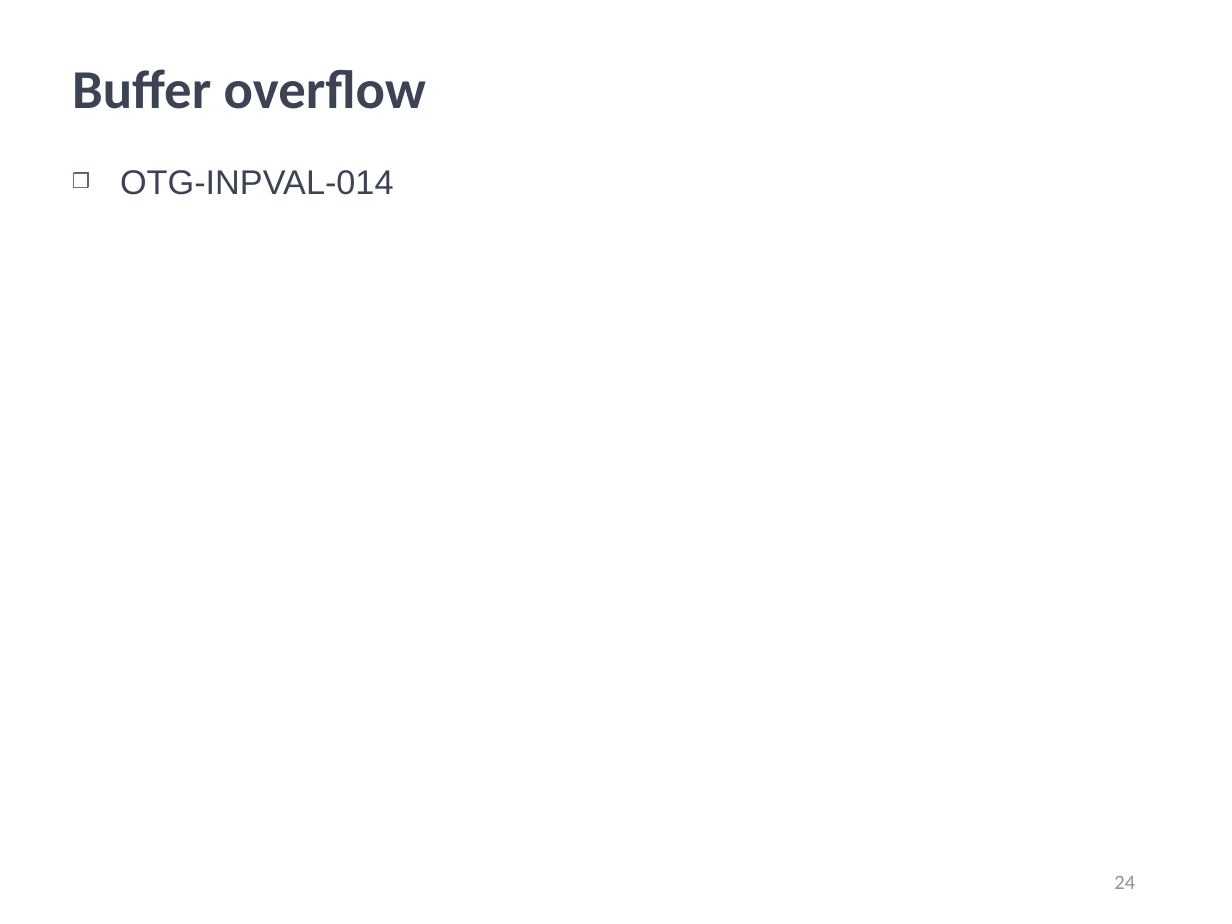
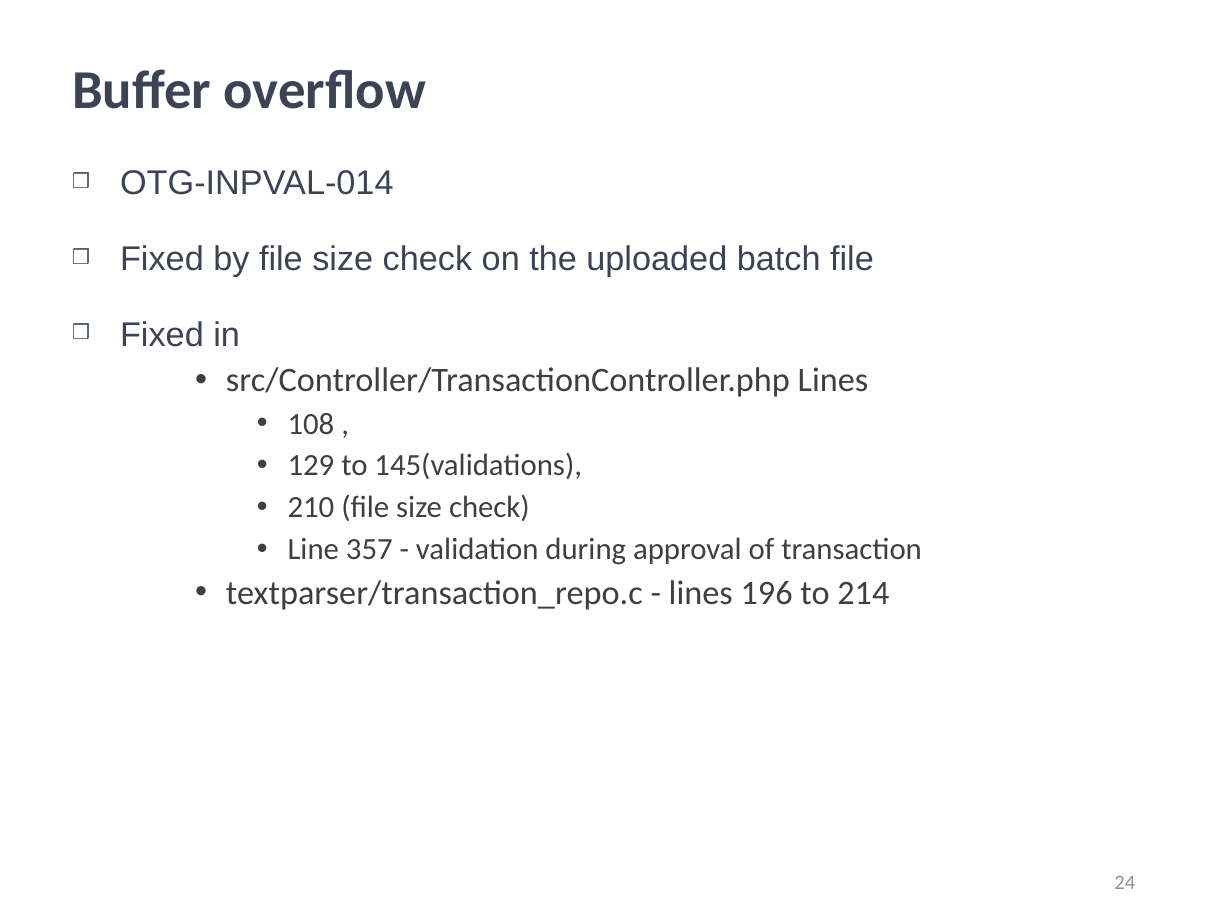
Before and after one commit to kwuerl/secure-coding-team-8, a slide deck: slide 24 of presentations/Phase3.ppt. Drawn at 1232x924 pixels with LibreOffice and Linux fonts; fonts in the diff are those of the drawing; background and template pictures are left out. Boxes give left, top, right and bottom in pixels: in the first picture for what was removed or moved away, otherwise in the second. Text is boxed around its words. In the diff, an @@ line names an element or a change of style, - is before the commit and + after.

```diff
--- a/presentations/Phase3.ppt
+++ b/presentations/Phase3.ppt
@@ text at [120,245,922,610]: paragraphs added @@
+❒ Fixed by file size check on the uploaded batch file
+❒ Fixed in
+    • src/Controller/TransactionController.php Lines
+      • 108 ,
+      • 129 to 145(validations),
+      • 210 (file size check)
+      • Line 357 - validation during approval of transaction
+    • textparser/transaction_repo.c - lines 196 to 214
```
Also in this commit, not shown: 9 other slides changed.
